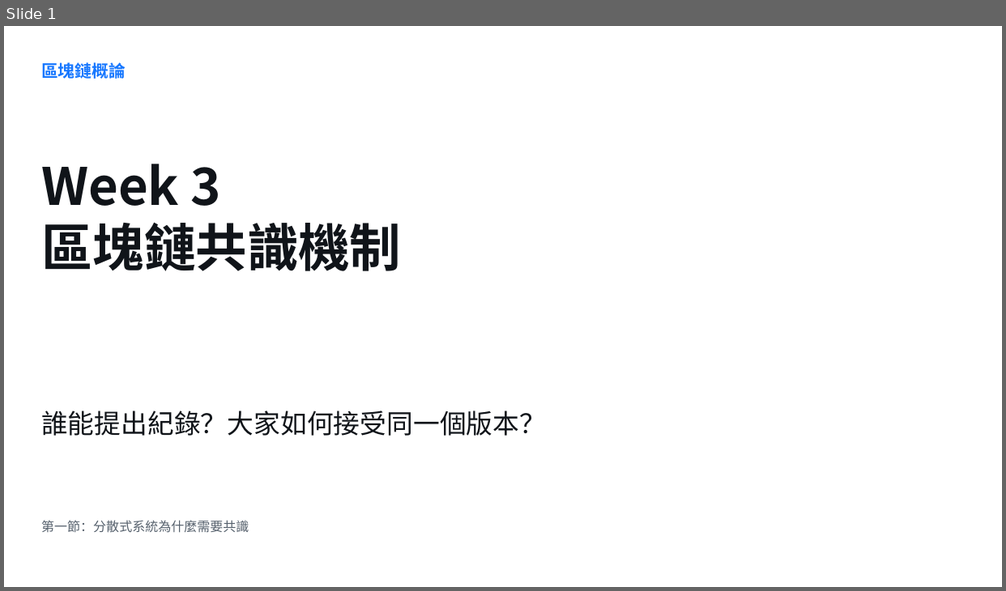
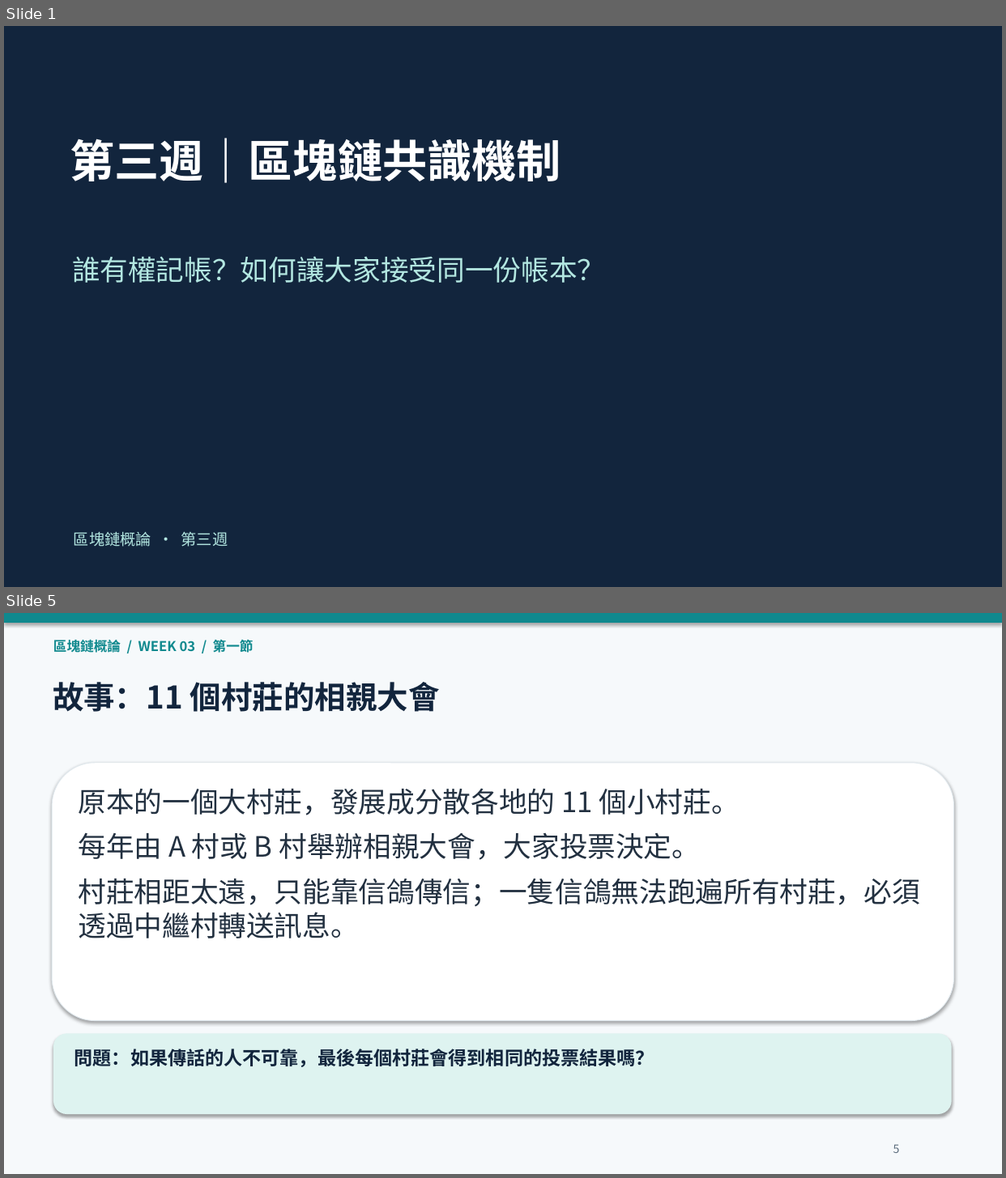
Before and after one commit to tinachiukc/blockchain-course, a slide deck: materials/Week03_區塊鏈共識機制_授課簡報.pptx. Shown one above the other, each under a label of ours: slide 1 before the commit, slides 1 and 5 after it; the slides between them are not shown. The pictures are 1006x591 and 1006x1178 pixels, drawn with LibreOffice and Linux fonts; fonts in the diff are those of the drawing. Boxes give left, top, right and bottom in pixels: in the first picture for what was removed or moved away, otherwise in the second. Text is boxed around its words. In the diff, an @@ line names an element or a change of style, - is before the commit and + after.

```diff
--- a/materials/Week03_區塊鏈共識機制_授課簡報.pptx
+++ b/materials/Week03_區塊鏈共識機制_授課簡報.pptx
@@ slide 5 added at (4, 613, 1002, 1174), background #F6F9FB @@
@@ rectangle added at (4, 613, 1002, 623), fill #10898E @@
@@ text added at (53, 637, 253, 655), 13 pt, text #10898E, bold @@
+區塊鏈概論 / WEEK 03 / 第一節
@@ text added at (53, 682, 440, 712), 30 pt, text #12253D, bold @@
+故事：11 個村莊的相親大會
@@ rounded rectangle added at (52, 763, 954, 1021), fill #FFFFFF, outline #E0E8ED 0.75 pt @@
@@ text added at (78, 788, 920, 939), 27 pt, text #223040 @@
+原本的一個大村莊，發展成分散各地的 11 個小村莊。
+每年由 A 村或 B 村舉辦相親大會，大家投票決定。
+村莊相距太遠，只能靠信鴿傳信；一隻信鴿無法跑遍所有村莊，必須透過中繼村轉送訊息。
@@ rounded rectangle added at (53, 1033, 952, 1114), fill #DEF3F0 @@
@@ text added at (74, 1049, 654, 1067), 18 pt, text #12253D, bold @@
+問題：如果傳話的人不可靠，最後每個村莊會得到相同的投票結果嗎？
@@ text added at (893, 1144, 900, 1153), 11 pt, text #5C6D7D @@
+5
@@ slide 1 changed as well @@
@@ background #FFFFFF to #12253D @@
@@ text at (70, 138, 560, 183): text changed; size 49.5 to 43 pt; text colour #101419 to #FFFFFF @@
-Week 3
-區塊鏈共識機制
+第三週｜區塊鏈共識機制
@@ text at (72, 256, 605, 283): text changed; size 25.5 to 27 pt; text colour #101419 to #B3E7E1 @@
-誰能提出紀錄？大家如何接受同一個版本？
+誰有權記帳？如何讓大家接受同一份帳本？
@@ text removed at (41, 520, 249, 533) @@
-第一節：分散式系統為什麼需要共識
@@ text at (74, 532, 228, 547): text changed; size 16.3 to 15 pt; text colour #1677FF to #B3E7E1; bold off @@
-區塊鏈概論
+區塊鏈概論 · 第三週
```
Also in this commit, not shown: 43 other slides added, 32 slides removed.
